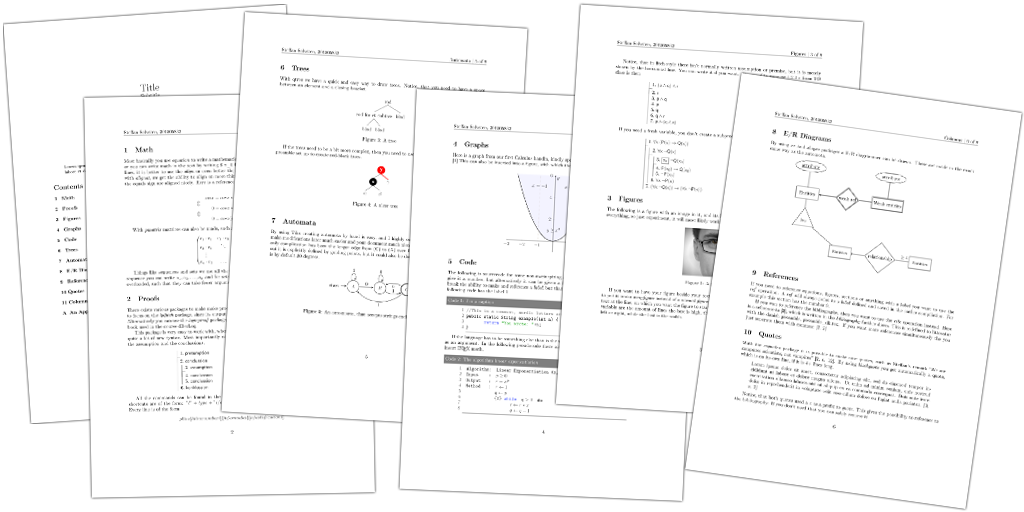
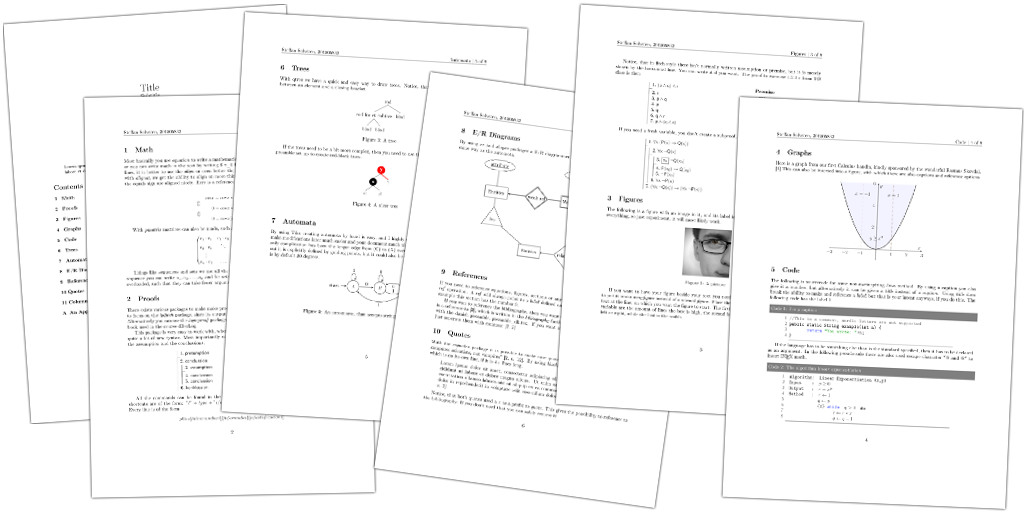
Before/after of a w=1024, h=512 layered artwork. What changed in the layer stack:
renamed "Layer #4" to "Layer #9", painted on it over [683, 71, 1024, 511]
moved "Layer #6" above "Layer #7", painted on it over [399, 89, 1024, 511]
renamed "Layer #2" to "Layer #10", painted on it over [374, 72, 711, 508]
moved "Layer #8" above "Layer #5", painted on it over [372, 70, 1022, 510]
